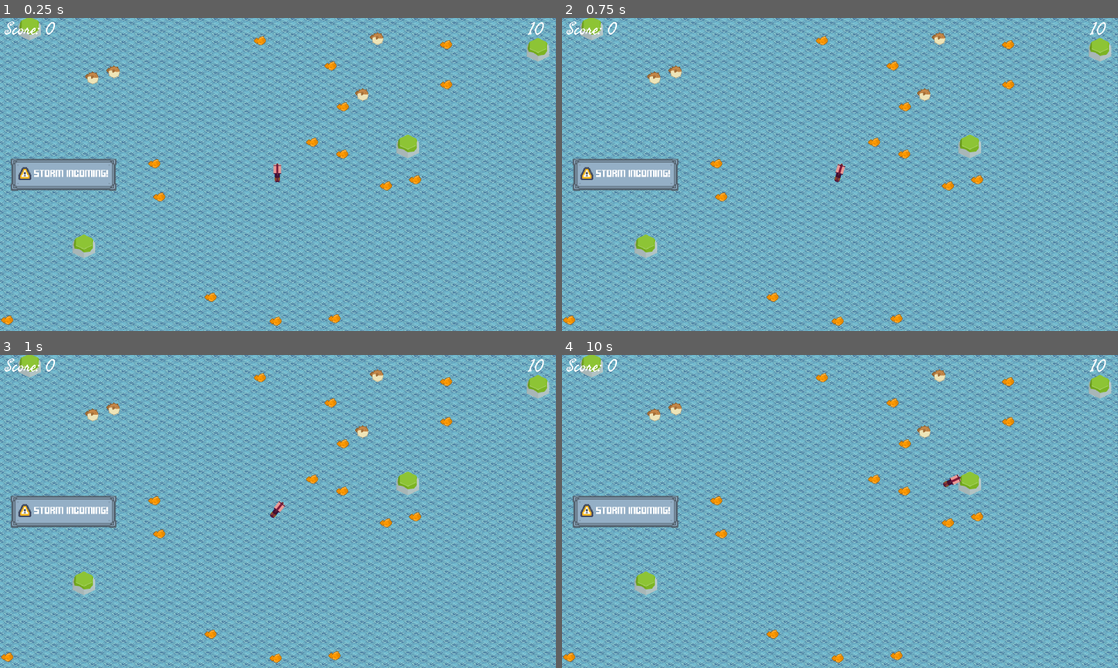
Above: before the commit, frames 1-4 (two rows, left to right).
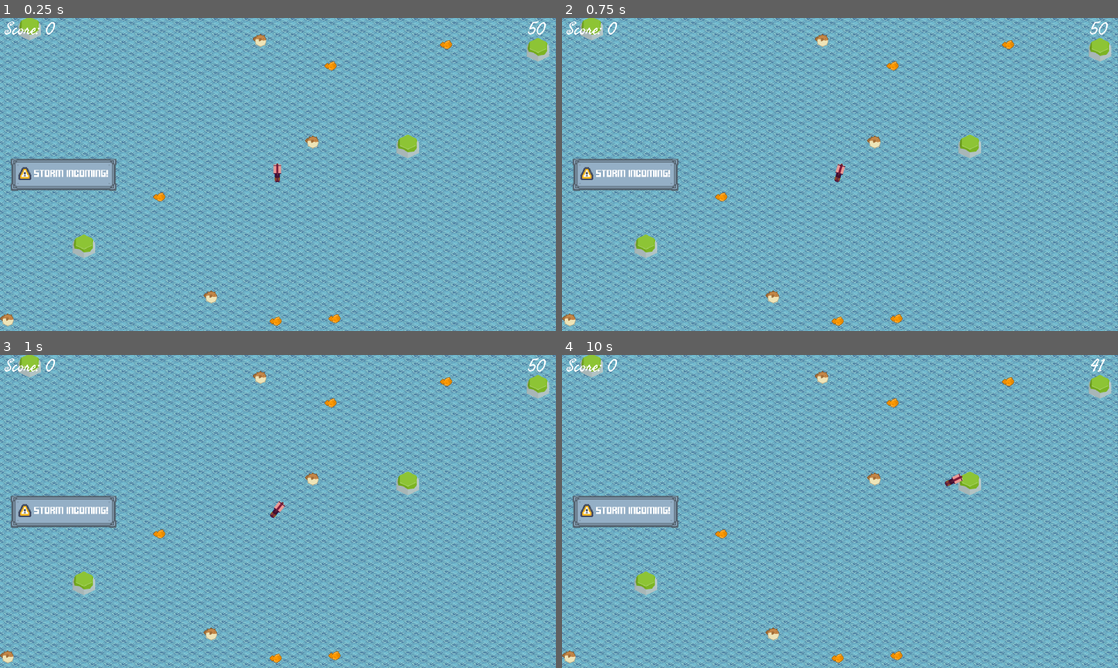
Above: after the commit, the same moments.

Repository: Coffin-Likker/CalmBeforeTheStorm
Game: Godot game, scene res://scenes/main.tscn
Two runs of this game, one before a commit and one after it. Both use one fixed random seed, a clock stepped at 60 frames per second and the inputs below.
Inputs:
- Up to frame 1 (0.25 s): no input
- Up to frame 2 (0.75 s): tap Enter at 0.5 s; hold Right (ui_right) from 0.53 s (still down)
- Up to frame 3 (1 s): keep holding Right (ui_right)
- Up to frame 4 (10 s): release Right (ui_right) at 1.28 s; hold Down (ui_down) 1.28-2.03 s; tap Space at 2, 8.75 s; hold Right (ui_right) 2.03-2.78 s; hold Up (ui_up) 2.78-3.53 s; hold Left (ui_left) 3.53-5.03 s; hold Down (ui_down) 5.03-5.78 s; hold Right (ui_right) 5.78-6.53 s; tap Enter at 6.5, 9.5 s; hold Up (ui_up) 6.53-7.28 s; hold Right (ui_right) 7.28-8.03 s; hold Down (ui_down) 8.03-8.78 s; hold Left (ui_left) 8.78-9.53 s; hold Up (ui_up) from 9.53 s (still down)

The runs differ from the first frame. In frame 1, 0.9% of the frame differs, in the area x 0-99%, y 0-99%; in frame 2, 0.9%; in frame 3, 0.9%; in frame 4, 1.0%, in the area x 0-98%, y 1-99%.

Commit message:
removes Level Generator from game manager

Diff:
--- a/scenes/game_manager.tscn
+++ b/scenes/game_manager.tscn
@@ -1,13 +1,8 @@
-[gd_scene load_steps=3 format=3 uid="uid://clihwhvb2tpm3"]
+[gd_scene load_steps=2 format=3 uid="uid://clihwhvb2tpm3"]
 
 [ext_resource type="Script" path="res://scripts/game_manager.gd" id="1_8j0q5"]
-[ext_resource type="PackedScene" uid="uid://c5b4cn2ymgvpy" path="res://scenes/level_generator.tscn" id="4_qoa7p"]
 
 [node name="GameManager" type="Node"]
 script = ExtResource("1_8j0q5")
 
 [node name="Timer" type="Timer" parent="."]
-
-[node name="LevelGenerator" parent="." instance=ExtResource("4_qoa7p")]
-
-[connection signal="level_generated" from="LevelGenerator" to="." method="_on_level_generated"]
--- a/scenes/hud.tscn
+++ b/scenes/hud.tscn
@@ -5,9 +5,7 @@
 
 [node name="HUD" type="CanvasLayer"]
 
-[node name="Node" type="Node" parent="."]
-
-[node name="TimeLabel" type="RichTextLabel" parent="Node"]
+[node name="TimeLabel" type="RichTextLabel" parent="."]
 anchors_preset = 1
 anchor_left = 1.0
 anchor_right = 1.0
@@ -18,7 +16,7 @@
 theme_override_font_sizes/normal_font_size = 64
 text = "10"
 
-[node name="ScoreLabel" type="RichTextLabel" parent="Node"]
+[node name="ScoreLabel" type="RichTextLabel" parent="."]
 offset_left = 17.0
 offset_top = -1.0
 offset_right = 543.0
--- a/scenes/main.tscn
+++ b/scenes/main.tscn
@@ -6,6 +6,7 @@
 [ext_resource type="Texture2D" uid="uid://cyrcfkg1sjgxt" path="res://assets/tilemaps/isometric_tiles.png" id="5_ebu8m"]
 [ext_resource type="PackedScene" uid="uid://8i552631oebw" path="res://scenes/hud.tscn" id="6_lk3ns"]
 [ext_resource type="PackedScene" uid="uid://cy3smoix7ik33" path="res://scenes/death_cloud.tscn" id="6_qxlp8"]
+[ext_resource type="PackedScene" uid="uid://c5b4cn2ymgvpy" path="res://scenes/level_generator.tscn" id="7_5q7pe"]
 
 [sub_resource type="TileSetAtlasSource" id="TileSetAtlasSource_npcw0"]
 texture = ExtResource("5_ebu8m")
@@ -184,6 +185,8 @@
 z_index = 6
 position = Vector2(-1316, -53)
 
+[node name="LevelGenerator" parent="." instance=ExtResource("7_5q7pe")]
+
 [editable path="GameManager"]
 [editable path="Player"]
 [editable path="HUD"]
--- a/scripts/constants.gd
+++ b/scripts/constants.gd
@@ -13,8 +13,8 @@
 
 # Level generation variables
 var map_size: Vector2 = Vector2(1153, 646)
-var min_distance_between_objects: float = 30.0
-var num_fish: int = 16
+var min_distance_between_objects: float = 100.0
+var num_fish: int = 6
 var num_special_fish: int = 4
 var num_safezones: int = 4
 
@@ -31,6 +31,10 @@
 var score_label: RichTextLabel
 var timer_label: RichTextLabel
 var level_generator: Node
+var fish_scene= load("res://scenes/fish.tscn")
+var special_fish_scene= load("res://scenes/special_fish.tscn")
+var safezone_scene = load("res://scenes/safezone.tscn")
+
 
 # Game over conditions
 var required_score: int = 20
--- a/scripts/game_manager.gd
+++ b/scripts/game_manager.gd
@@ -1,13 +1,13 @@
 extends Node
 
-@onready var level_generator = $LevelGenerator
+@onready var level_generator = $'../LevelGenerator'
 @onready var death_cloud = $'../DeathCloud'
 
 
 func _ready():
 	Constants.score_label = $"../HUD/ScoreLabel"
 	Constants.timer_label = $"../HUD/TimeLabel"
-	Constants.level_generator = level_generator
+	level_generator.connect("level_generated", Callable(self, "_on_level_generated"))
 	death_cloud.connect("cloud_hit_player", Callable(self, "_on_cloud_hit_player"))
 	start_game()
 
--- a/scripts/level_generator.gd
+++ b/scripts/level_generator.gd
@@ -2,15 +2,8 @@
 
 signal level_generated
 
-var fish_scene: PackedScene
-var special_fish_scene: PackedScene
-var safezone_scene: PackedScene
-
 func _ready():
 	randomize()
-	fish_scene = load("res://scenes/fish.tscn")
-	special_fish_scene = load("res://scenes/special_fish.tscn")
-	safezone_scene = load("res://scenes/safezone.tscn")
 
 func generate_level():
 	clear_level()
@@ -56,21 +49,21 @@
 	return position
 
 func spawn_fish(position: Vector2):
-	var fish = fish_scene.instantiate()
+	var fish = Constants.fish_scene.instantiate()
 	fish.set_script(load("res://scripts/fish.gd"))
 	fish.position = position
 	add_child(fish)
 	print("Fish spawned at ", position)
 
 func spawn_special_fish(position: Vector2):
-	var special_fish = special_fish_scene.instantiate()
+	var special_fish = Constants.special_fish_scene.instantiate()
 	special_fish.set_script(load("res://scripts/special_fish.gd"))
 	special_fish.position = position
 	add_child(special_fish)
 	print("special_fish spawned at ", position)
 
 func spawn_safezone(position: Vector2):
-	var safezone = safezone_scene.instantiate()
+	var safezone = Constants.safezone_scene.instantiate()
 	safezone.set_script(load("res://scripts/safezone.gd"))
 	safezone.position = position
 	add_child(safezone)
Not shown: 1 places in scenes/main.tscn that only renumber resources
